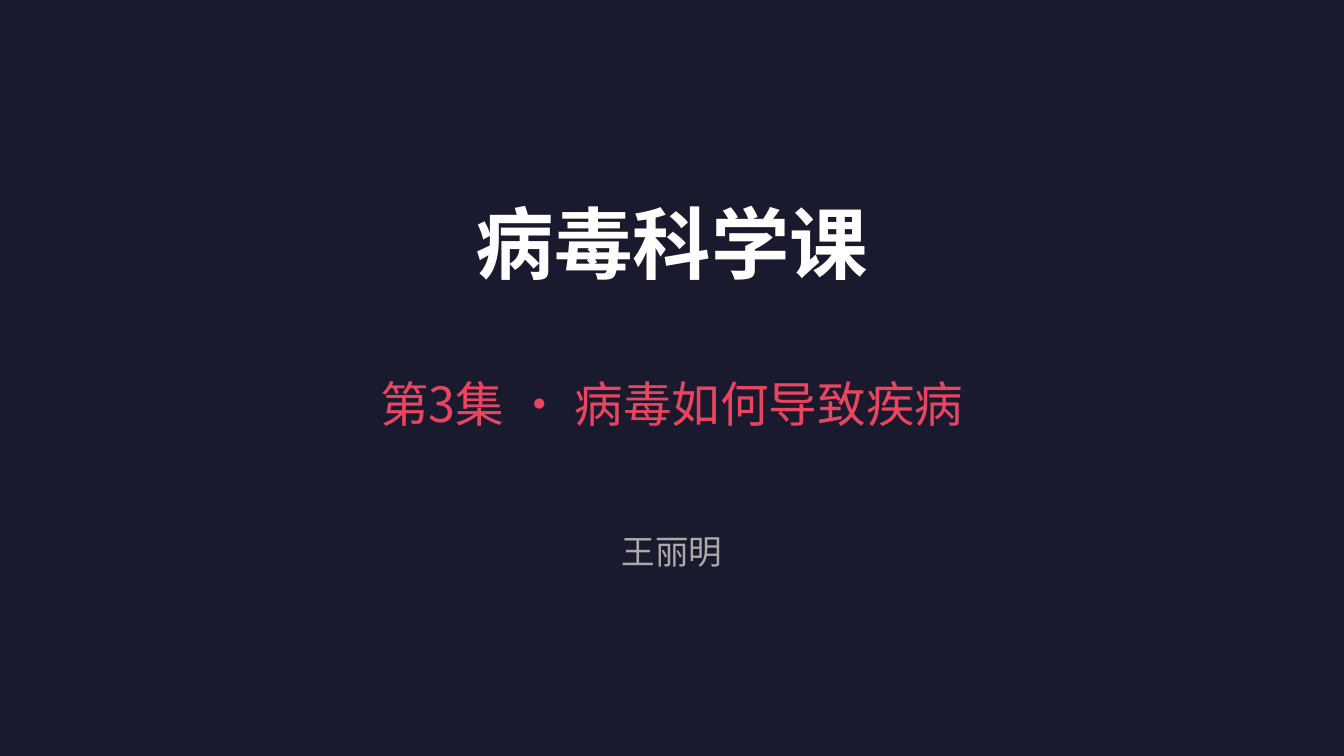
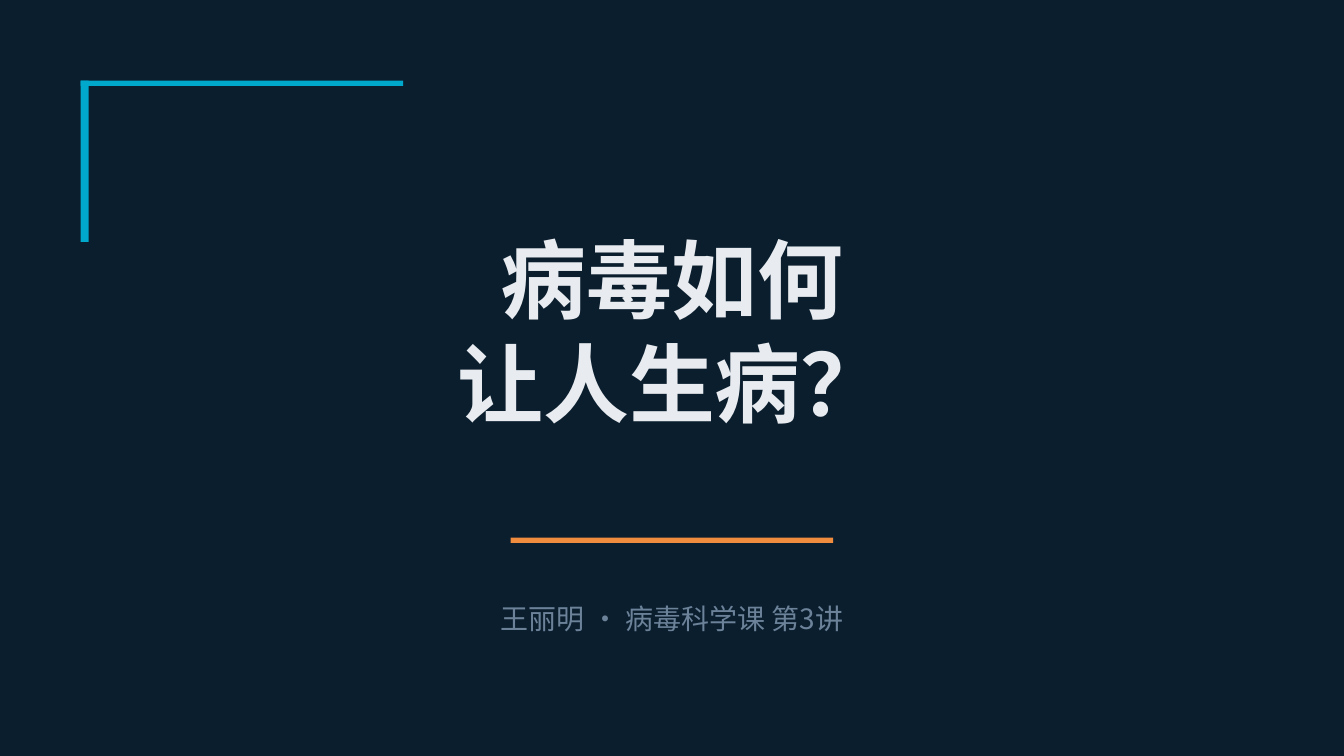
Before and after one commit to 1998x-stack/srt2ppt, a slide deck: slide 1 of examples/第3集-slides.pptx. Drawn at 1344x756 pixels with LibreOffice and Linux fonts; fonts in the diff are those of the drawing. Boxes give left, top, right and bottom in pixels: in the first picture for what was removed or moved away, otherwise in the second. Text is boxed around its words. In the diff, an @@ line names an element or a change of style, - is before the commit and + after.

```diff
--- a/examples/第3集-slides.pptx
+++ b/examples/第3集-slides.pptx
@@ background #1A1A2E to #0B1E2E @@
@@ rectangle added at [81,81,89,242], fill #00A8CC @@
@@ rectangle added at [81,81,403,86], fill #00A8CC @@
@@ text removed at [476,206,868,280] @@
-病毒科学课
@@ text at [457,238,886,424]: text changed; size 26 to 46 pt; text colour #E94560 to #E8ECF0; bold on @@
-第3集 · 病毒如何导致疾病
+病毒如何
+让人生病？
@@ rectangle added at [511,538,833,543], fill #F08C3E @@
@@ text at [501,605,844,631]: text changed; size 18 to 15 pt; text colour #AAAAAA to #6B8299 @@
-王丽明
+王丽明 · 病毒科学课 第3讲
```
Also in this commit, not shown: 5 other slides changed, 11 slides added, 13 slides removed, 9 other files.
